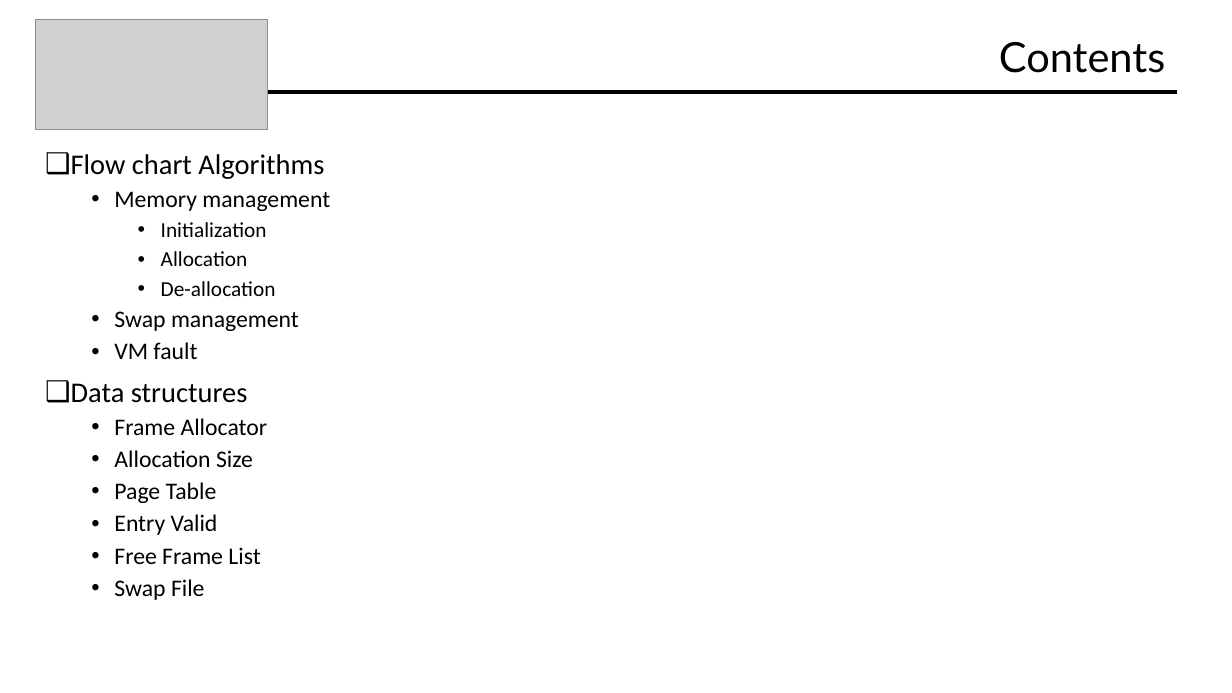
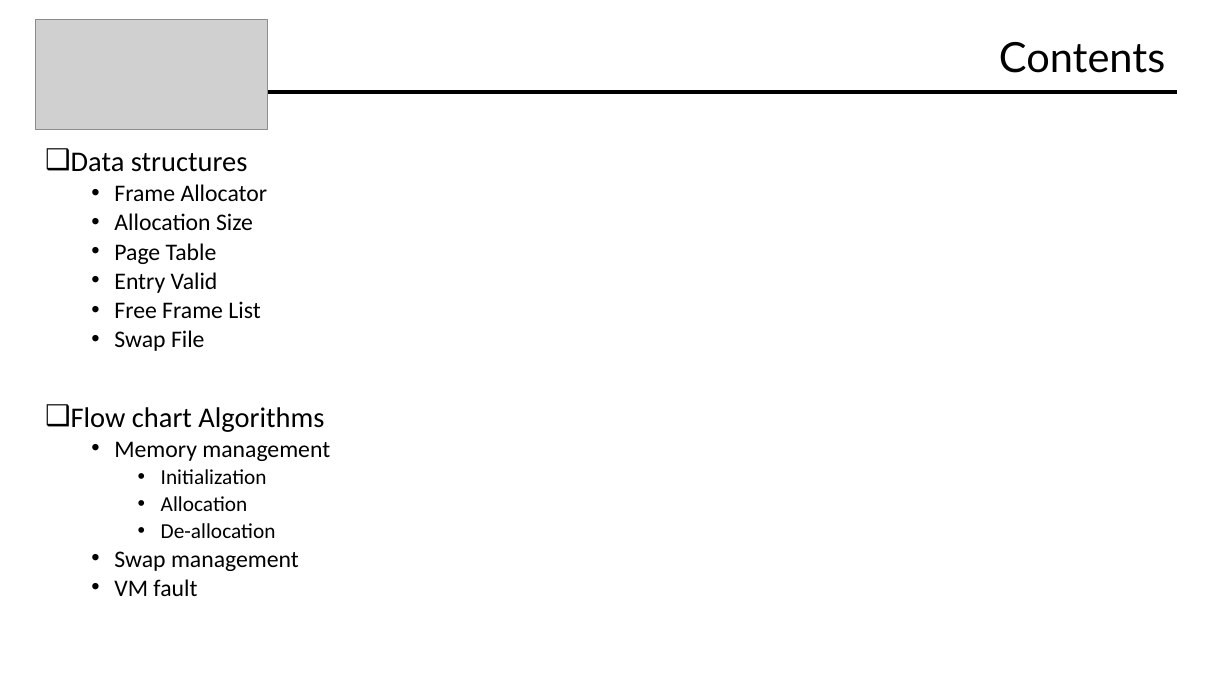
Before and after one commit to Davide619/OS161, a slide deck: slide 2 of Presentazione Progetto OS161.pptx. Drawn at 1232x693 pixels with LibreOffice and Linux fonts; fonts in the diff are those of the drawing; grey boxes stand for pictures. Boxes give left, top, right and bottom in pixels: in the first picture for what was removed or moved away, otherwise in the second. Text is boxed around its words. In the diff, an @@ line names an element or a change of style, - is before the commit and + after.

Commit message:
Update presentation

```diff
--- a/Presentazione Progetto OS161.pptx
+++ b/Presentazione Progetto OS161.pptx
@@ text at [71, 152, 268, 351]: paragraphs added @@
+❑ Data structures
+  • Frame Allocator
+  • Allocation Size
+  • Page Table
+  • Entry Valid
+  • Free Frame List
+  • Swap File
@@ text at [71, 383, 268, 600]: paragraphs removed @@
-❑ Data structures
-  • Frame Allocator
-  • Allocation Size
-  • Page Table
-  • Entry Valid
-  • Free Frame List
-  • Swap File
@@ text at [71, 407, 330, 596]: line spacing 0.9 to 0.8 @@
```
Also in this commit, not shown: 5 other slides changed.
